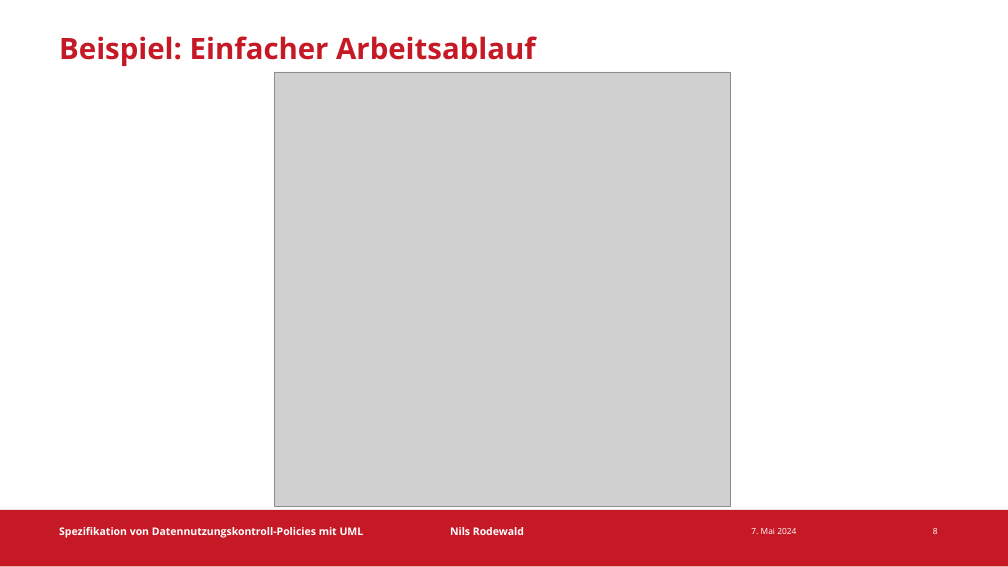
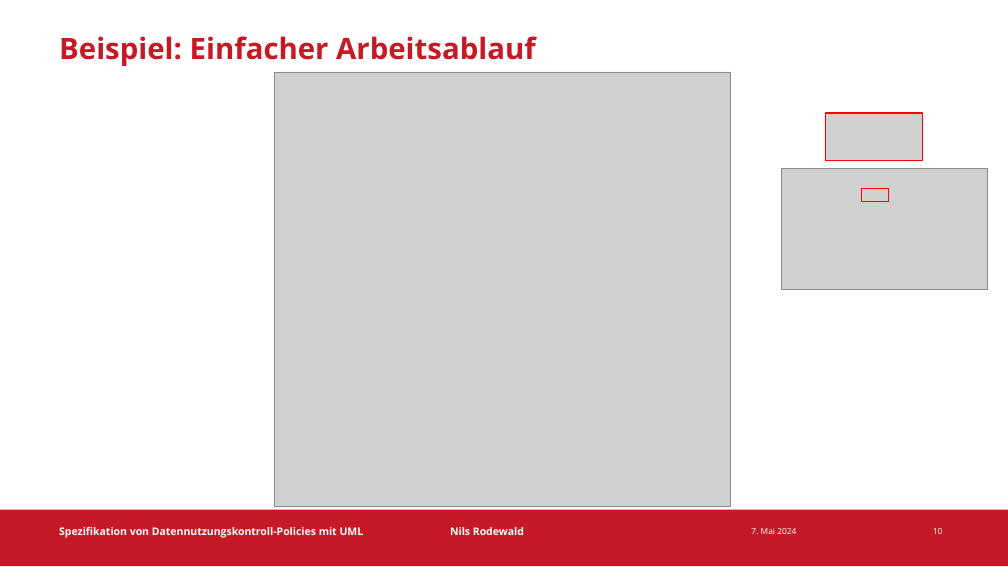
Before and after one commit to CARiSMA-Tool/carisma-tool, a slide deck: slide 10 of Zwischenvortrag/ZwischenvortragMitVorlage16_9.odp (slide 8 before the commit). Drawn at 1008x567 pixels with LibreOffice and Linux fonts; fonts in the diff are those of the drawing; grey boxes stand for pictures; background and template pictures are left out. Boxes give left, top, right and bottom in pixels: in the first picture for what was removed or moved away, otherwise in the second. Text is boxed around its words. In the diff, an @@ line names an element or a change of style, - is before the commit and + after.

```diff
--- a/Zwischenvortrag/ZwischenvortragMitVorlage16_9.odp
+++ b/Zwischenvortrag/ZwischenvortragMitVorlage16_9.odp
@@ picture added at [826, 113, 923, 160] @@
@@ rectangle added at [826, 113, 923, 160], outline #FF0000 0.99 pt @@
@@ picture added at [781, 169, 988, 290] @@
@@ rectangle added at [862, 188, 889, 202], outline #FF0000 0.99 pt @@
@@ page number at [933, 528, 943, 534]: text changed @@
-8
+10
```
Also in this commit, not shown: 9 other slides changed, 10 slides added, 4 slides removed.
